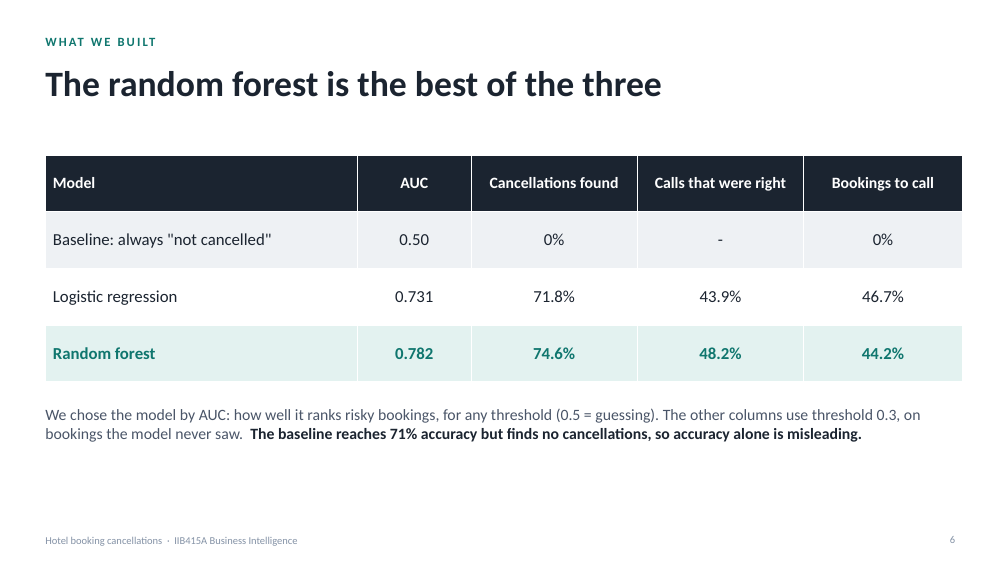
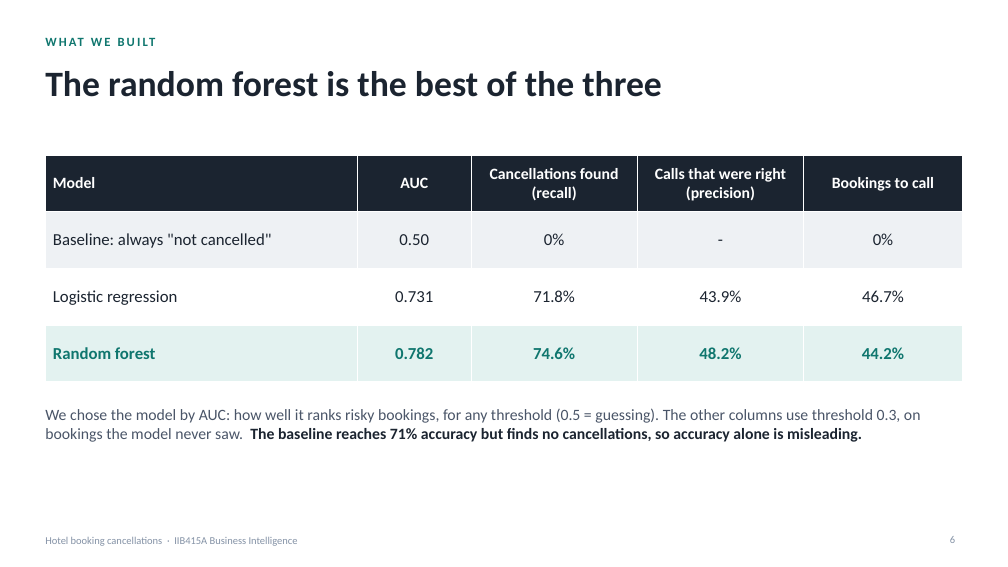
Before and after one commit to nachitonachito/Business-Intelligence, a slide deck: slide 6 of booking/presentacion.pptx. Drawn at 1008x567 pixels with LibreOffice and Linux fonts; fonts in the diff are those of the drawing. Boxes give left, top, right and bottom in pixels: in the first picture for what was removed or moved away, otherwise in the second. Text is boxed around its words. In the diff, an @@ line names an element or a change of style, - is before the commit and + after.

```diff
--- a/booking/presentacion.pptx
+++ b/booking/presentacion.pptx
@@ table at [45, 155, 963, 363] @@
-row 1, column 3: Cancellations found
+row 1, column 3: Cancellations found (recall)
-row 1, column 4: Calls that were right
+row 1, column 4: Calls that were right (precision)
```
Also in this commit, not shown: 1 other slide changed, 2 other files.
